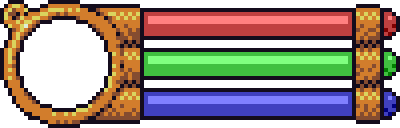
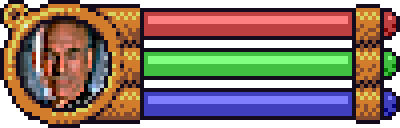
Layers edited between the first and the second (400, 128) image:
painted on "Layer 3" over 20, 20, 108, 108
added layer "Layer 4" above "Layer 2 copy 2" over 20, 20, 108, 108
